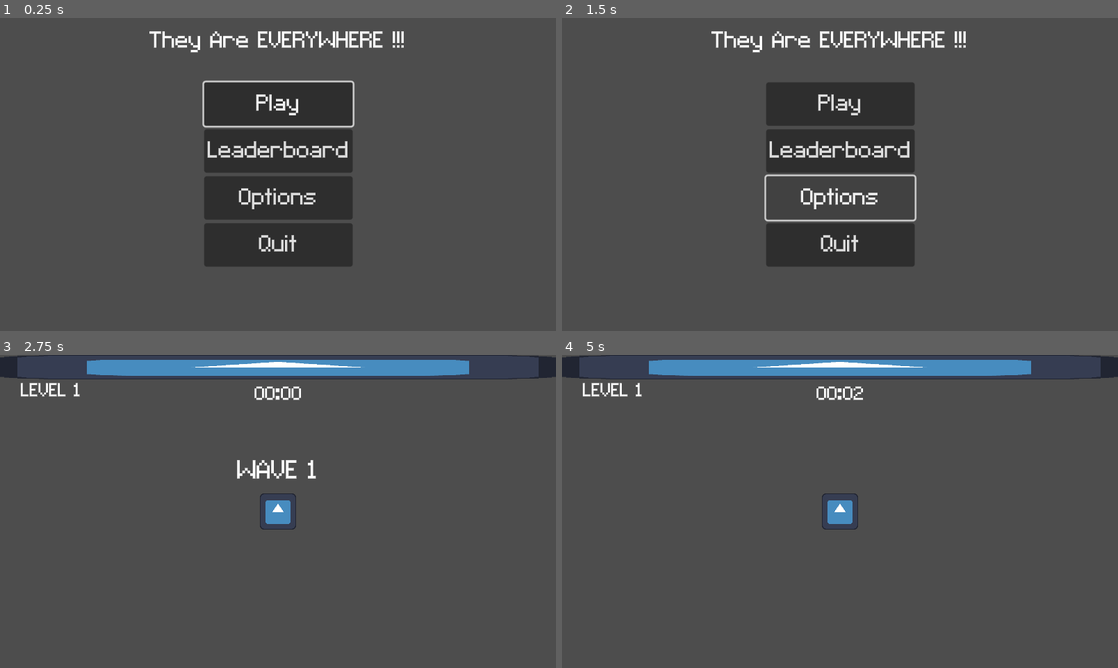
Above: before the commit, frames 1-4 (two rows, left to right).
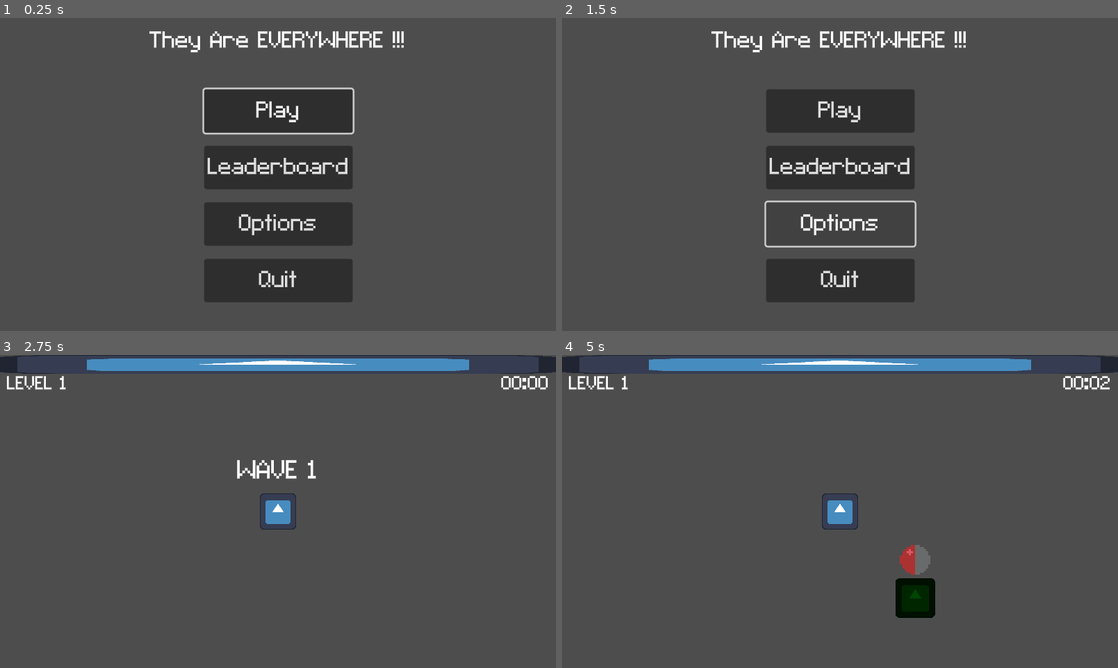
Above: after the commit, the same moments.

Repository: RenatoCLa/architecture-jam-2024
Game: Godot game, scene res://Scenes/rooms/Main_menu.tscn
The game is run twice, just before and just after one commit, with the same random seed, the same clock (stepped at 60 frames per second) and the same inputs. The engine's default icon, where the game draws it, is replaced by a stand-in: a white triangle on a blue panel in a dark square.
Inputs (mouse positions are in pixels of both pictures, inside the frame that each line leads up to):
- Up to frame 1 (0.25 s): no input
- Up to frame 2 (1.5 s): click "Leaderboard" at 0.5 s; click "Options" at 1.25 s
- Up to frame 3 (2.75 s): click "Play" at 2 s
- Up to frame 4 (5 s): move the mouse to (962, 495) at 2.77 s; press the mouse at (962, 495) at 2.78 s; hold D (walk_right) 2.78-3.53 s; move the mouse to (728, 527) at 3.52 s; release the mouse at (728, 527) at 3.53 s; hold S (walk_down) 3.53-4.28 s; click (728, 527) at 3.6 s; move the mouse to (895, 442) at 4.27 s; press the mouse at (895, 442) at 4.28 s; hold D (walk_right) from 4.28 s (still down)

The runs differ from the first frame. In frame 1, 9.4% of the frame differs, in the area x 36-64%, y 20-91%; in frame 2, 8.6%; in frame 3, 2.8%; in frame 4, 4.1%.

Commit message:
Added pause menu screen

Diff:
--- a/Scenes/base_enemy.tscn
+++ b/Scenes/base_enemy.tscn
@@ -1,7 +1,9 @@
-[gd_scene load_steps=5 format=3 uid="uid://c1c7w62icklj7"]
+[gd_scene load_steps=7 format=3 uid="uid://c1c7w62icklj7"]
 
 [ext_resource type="Script" path="res://Scripts/Class Scripts/generic_enemy.gd" id="1_tcg4s"]
 [ext_resource type="Texture2D" uid="uid://cfxol6j2iyqcw" path="res://Sprites/icon.svg" id="2_ayr7t"]
+[ext_resource type="Texture2D" uid="uid://buy5rv280aqje" path="res://Sprites/bac.png" id="3_ogh2b"]
+[ext_resource type="Texture2D" uid="uid://jbupabfjuqys" path="res://Sprites/backdrop.png" id="4_wcn73"]
 
 [sub_resource type="CircleShape2D" id="CircleShape2D_r74yj"]
 radius = 22.0
@@ -17,7 +19,6 @@
 script = ExtResource("1_tcg4s")
 
 [node name="Sprite" type="Sprite2D" parent="."]
-visible = false
 modulate = Color(0, 0.521569, 0, 1)
 y_sort_enabled = true
 scale = Vector2(0.359375, 0.359375)
@@ -40,5 +41,17 @@
 process_mode = 1
 one_shot = true
 
+[node name="HealthBar" type="TextureProgressBar" parent="."]
+visible = false
+offset_left = -20.0
+offset_top = -64.0
+offset_right = 20.0
+offset_bottom = -24.0
+max_value = 25.0
+step = 0.0
+nine_patch_stretch = true
+texture_under = ExtResource("3_ogh2b")
+texture_progress = ExtResource("4_wcn73")
+
 [connection signal="area_entered" from="Hitbox" to="." method="_on_hitbox_area_entered"]
 [connection signal="area_exited" from="Hitbox" to="." method="_on_hitbox_area_exited"]
--- a/Scenes/player.tscn
+++ b/Scenes/player.tscn
@@ -7,7 +7,7 @@
 [ext_resource type="Texture2D" uid="uid://jbupabfjuqys" path="res://Sprites/backdrop.png" id="4_qygbs"]
 [ext_resource type="Script" path="res://Scripts/detect_enemies.gd" id="5_7255h"]
 [ext_resource type="Script" path="res://Scripts/Class Scripts/generic_attack.gd" id="5_76407"]
-[ext_resource type="Script" path="res://Scenes/game_time.gd" id="8_33gcc"]
+[ext_resource type="Script" path="res://Scripts/game_time.gd" id="8_33gcc"]
 [ext_resource type="Theme" uid="uid://t73g016048ng" path="res://font_placeholder.tres" id="8_geujg"]
 [ext_resource type="Texture2D" uid="uid://cg34xy48y0nx3" path="res://Sprites/base_floor_grass.png" id="10_u31q3"]
 
@@ -101,24 +101,24 @@
 
 [node name="Time_Control" type="Control" parent="GUI"]
 layout_mode = 3
-anchors_preset = 5
-anchor_left = 0.5
-anchor_right = 0.5
-offset_top = 32.0
-offset_bottom = 32.0
+anchors_preset = 15
+anchor_right = 1.0
+anchor_bottom = 1.0
 grow_horizontal = 2
+grow_vertical = 2
 mouse_filter = 2
 script = ExtResource("8_33gcc")
 
 [node name="Time" type="Label" parent="GUI/Time_Control"]
 layout_mode = 1
-anchors_preset = 5
-anchor_left = 0.5
-anchor_right = 0.5
-offset_left = -27.5
-offset_right = 27.5
-offset_bottom = 26.0
-grow_horizontal = 2
+anchors_preset = 1
+anchor_left = 1.0
+anchor_right = 1.0
+offset_left = -63.0
+offset_top = 20.0
+offset_right = -8.0
+offset_bottom = 47.0
+grow_horizontal = 0
 theme = ExtResource("8_geujg")
 text = "TIMER"
 label_settings = SubResource("LabelSettings_wil4a")
@@ -126,10 +126,10 @@
 vertical_alignment = 1
 
 [node name="Level" type="Label" parent="GUI"]
-offset_left = 24.0
-offset_top = 28.0
-offset_right = 75.0
-offset_bottom = 54.0
+offset_left = 8.0
+offset_top = 20.0
+offset_right = 59.0
+offset_bottom = 47.0
 theme = ExtResource("8_geujg")
 text = "Level"
 label_settings = SubResource("LabelSettings_oxps3")
@@ -137,7 +137,7 @@
 [node name="XP Bar" type="TextureProgressBar" parent="GUI"]
 anchors_preset = 10
 anchor_right = 1.0
-offset_bottom = 28.0
+offset_bottom = 22.0
 grow_horizontal = 2
 nine_patch_stretch = true
 texture_under = ExtResource("2_3wsjd")
--- a/Scenes/rooms/Main_menu.tscn
+++ b/Scenes/rooms/Main_menu.tscn
@@ -41,12 +41,13 @@
 anchor_top = 0.5
 anchor_right = 0.5
 anchor_bottom = 0.5
-offset_left = -75.0
-offset_top = -106.0
-offset_right = 75.0
-offset_bottom = 106.0
+offset_left = -85.5
+offset_top = -98.5
+offset_right = 85.5
+offset_bottom = 146.5
 grow_horizontal = 2
 grow_vertical = 2
+theme_override_constants/separation = 15
 
 [node name="Play" type="Button" parent="Options"]
 custom_minimum_size = Vector2(0, 50)
--- /dev/null
+++ b/Scenes/rooms/pause_menu.tscn
@@ -0,0 +1,98 @@
+[gd_scene load_steps=3 format=3 uid="uid://bq2bmgd02g8cv"]
+
+[ext_resource type="Theme" uid="uid://t73g016048ng" path="res://font_placeholder.tres" id="1_1ig7j"]
+[ext_resource type="Script" path="res://Scripts/pause_menu.gd" id="1_3bqge"]
+
+[node name="Pause Menu" type="Control"]
+process_mode = 2
+z_index = 1
+layout_mode = 3
+anchors_preset = 15
+anchor_right = 1.0
+anchor_bottom = 1.0
+grow_horizontal = 2
+grow_vertical = 2
+script = ExtResource("1_3bqge")
+
+[node name="Background" type="Panel" parent="."]
+layout_mode = 1
+anchors_preset = 8
+anchor_left = 0.5
+anchor_top = 0.5
+anchor_right = 0.5
+anchor_bottom = 0.5
+offset_left = -100.0
+offset_top = -115.0
+offset_right = 100.0
+offset_bottom = 115.0
+grow_horizontal = 2
+grow_vertical = 2
+
+[node name="Options" type="VBoxContainer" parent="Background"]
+custom_minimum_size = Vector2(0, 50)
+layout_mode = 1
+anchors_preset = 8
+anchor_left = 0.5
+anchor_top = 0.5
+anchor_right = 0.5
+anchor_bottom = 0.5
+offset_left = -85.5
+offset_top = -95.0
+offset_right = 85.5
+offset_bottom = 95.0
+grow_horizontal = 2
+grow_vertical = 2
+theme_override_constants/separation = 20
+
+[node name="Continue" type="Button" parent="Background/Options"]
+custom_minimum_size = Vector2(0, 50)
+layout_mode = 2
+focus_neighbor_left = NodePath("../HSplitContainer/Main Menu")
+focus_neighbor_top = NodePath("../HSplitContainer/Quit")
+focus_neighbor_right = NodePath("../HSplitContainer/Quit")
+focus_neighbor_bottom = NodePath("../Leaderboard")
+theme = ExtResource("1_1ig7j")
+theme_override_font_sizes/font_size = 32
+text = "Continue
+"
+
+[node name="Leaderboard" type="Button" parent="Background/Options"]
+custom_minimum_size = Vector2(0, 50)
+layout_mode = 2
+focus_neighbor_left = NodePath("../HSplitContainer/Main Menu")
+focus_neighbor_top = NodePath("../Continue")
+focus_neighbor_right = NodePath("../HSplitContainer/Quit")
+focus_neighbor_bottom = NodePath("../HSplitContainer/Main Menu")
+theme = ExtResource("1_1ig7j")
+theme_override_font_sizes/font_size = 32
+text = "Leaderboard"
+
+[node name="HSplitContainer" type="HSplitContainer" parent="Background/Options"]
+layout_mode = 2
+split_offset = 80
+dragger_visibility = 1
+
+[node name="Main Menu" type="Button" parent="Background/Options/HSplitContainer"]
+custom_minimum_size = Vector2(0, 50)
+layout_mode = 2
+focus_neighbor_top = NodePath("../../Leaderboard")
+focus_neighbor_right = NodePath("../Quit")
+focus_neighbor_bottom = NodePath("../../Continue")
+theme = ExtResource("1_1ig7j")
+theme_override_font_sizes/font_size = 32
+text = "Menu"
+
+[node name="Quit" type="Button" parent="Background/Options/HSplitContainer"]
+custom_minimum_size = Vector2(0, 50)
+layout_mode = 2
+focus_neighbor_left = NodePath("../Main Menu")
+focus_neighbor_top = NodePath("../../Leaderboard")
+focus_neighbor_bottom = NodePath("../../Continue")
+theme = ExtResource("1_1ig7j")
+theme_override_font_sizes/font_size = 32
+text = "Quit"
+
+[connection signal="pressed" from="Background/Options/Continue" to="." method="_on_play_pressed"]
+[connection signal="pressed" from="Background/Options/Leaderboard" to="." method="_on_leaderboard_pressed"]
+[connection signal="pressed" from="Background/Options/HSplitContainer/Main Menu" to="." method="_on_main_menu_pressed"]
+[connection signal="pressed" from="Background/Options/HSplitContainer/Quit" to="." method="_on_quit_pressed"]
--- a/Scripts/Class Scripts/generic_attack.gd
+++ b/Scripts/Class Scripts/generic_attack.gd
@@ -8,7 +8,7 @@
 #attack multipliers
 var dmg_multi: float = 0
 var size_multi: float = 0
-var cd_reduct: float = 0 #
+var cd_reduct: float = 0
 
 # timer for the attack cooldown
 @onready var attack_cd: Timer = Timer.new()
@@ -36,12 +36,11 @@
 
 	#adds the correct values to the bullet
 	new_bullet.global_scale = new_bullet.global_scale + (new_bullet.global_scale * size_multi)
-	new_bullet.damage = damage + (damage * dmg_multi)
 	new_bullet.global_position = get_parent().global_position
 	new_bullet.global_rotation = get_parent().global_rotation
-
 	#adds bullet to the scene
 	add_child(new_bullet)
+	new_bullet.damage = damage + (damage * dmg_multi)
 
 	#starts attack cooldown again
 	attack_cd.start(cd - (cd * cd_reduct))
@@ -51,4 +50,3 @@
 	dmg_multi = dmg_m
 	cd_reduct = cd_r
 	size_multi = size_m
-	print("atualizado")
--- a/Scripts/Class Scripts/generic_enemy.gd
+++ b/Scripts/Class Scripts/generic_enemy.gd
@@ -5,6 +5,7 @@
 
 #Enemy stats
 @export var speed: float = 25
+var max_health: float
 @export var health: float = 10
 @export var damage: float = 2
 @export var xp: int = 5
@@ -27,12 +28,15 @@
 var player: CharacterBody2D
 @onready var wave_manager: Node2D = get_parent()
 @onready var attack_cd: Timer = $Attack_CD
+@onready var health_bar: TextureProgressBar = $HealthBar
 
 #FUNCTIONS
 
 func _ready() -> void:
 	#apply the stat multipliers
 	stat_multiplier()
+	health_bar.max_value = health
+	update_health_bar()
 
 	#timer setup
 	attack_cd.process_mode = ProcessMode.PROCESS_MODE_PAUSABLE
@@ -47,6 +51,7 @@
 func stat_multiplier() -> void:
 	global_scale += global_scale * size_multi
 	health += health * hp_multi
+	max_health = health
 
 #ENEMY LOGIC
 
@@ -73,6 +78,7 @@
 func take_damage(dmg: float) -> void:
 	#decreases hp based on the damage taken
 	health -= dmg
+	update_health_bar()
 	#if health is depleted
 	if(health <= 0):
 		#call death function
@@ -82,7 +88,7 @@
 	#removes enemy from scene, should play a death animation first
 	#calculates gained XP for the player
 
-	var gained_xp: int = xp + int(roundf((xp * xp_multi)))
+	var gained_xp: int = xp + int(roundf((xp * xp_multi))) + 1
 
 	#deletes the enemy
 	queue_free()
@@ -93,6 +99,18 @@
 	#send signal to wave manager
 	wave_manager.call("on_entity_death")
 	print("xp: ", gained_xp)
+
+#UI LOGIC
+
+func update_health_bar() -> void:
+	health_bar.value = health
+	health_display()
+
+func health_display() -> void:
+	if health == max_health:
+		health_bar.hide()
+	else:
+		health_bar.show()
 
 #COLLISION LOGIC
 
--- a/Scripts/leveling_system.gd
+++ b/Scripts/leveling_system.gd
@@ -5,7 +5,7 @@
 #LVL Stats
 var level: int = 1
 var current_xp: int = 0
-var xp_treshold: int = 50
+var xp_treshold: int = 35
 var xp_increase: int = 15
 var xp_increase_multi: int = 0.5
 
--- a/Scripts/main_menu.gd
+++ b/Scripts/main_menu.gd
@@ -4,6 +4,7 @@
 @onready var level = preload("res://Scenes/rooms/enemy_spawner_test_room.tscn")
 
 func _ready() -> void:
+	get_tree().paused = false
 	$Options/Play.grab_focus()
 
 func _on_play_pressed() -> void:
@@ -12,10 +13,8 @@
 func _on_leaderboard_pressed() -> void:
 	pass # Replace with function body.
 
-
 func _on_options_pressed() -> void:
 	pass # Replace with function body.
 
-
 func _on_quit_pressed() -> void:
 	get_tree().quit()
--- /dev/null
+++ b/Scripts/pause_menu.gd
@@ -0,0 +1,26 @@
+extends Control
+
+func _ready() -> void:
+	$Background/Options/Play.grab_focus()
+	get_tree().paused = true
+
+func _input(event: InputEvent) -> void:
+	if event.is_action_pressed("menu"):
+		close_menu()
+		get_viewport().set_input_as_handled()
+
+func _on_play_pressed() -> void:
+	close_menu()
+
+func close_menu() -> void:
+	get_tree().paused = false
+	queue_free()
+
+func _on_leaderboard_pressed() -> void:
+	pass # Replace with function body.
+
+func _on_main_menu_pressed() -> void:
+	get_tree().change_scene_to_file("res://Scenes/rooms/Main_menu.tscn")
+
+func _on_quit_pressed() -> void:
+	get_tree().quit()
--- a/Scripts/player_script.gd
+++ b/Scripts/player_script.gd
@@ -31,6 +31,7 @@
 @onready var health_bar: TextureProgressBar = $HealthBar
 @onready var spawn_range = $"Camera2D/Spawn Area/Spawn Range"
 @onready var spawn_point = $"Camera2D/Spawn Area/Spawn Range/Spawn Point"
+@onready var pause_menu = preload("res://Scenes/rooms/pause_menu.tscn")
 
 #FUNCTIONS
 
@@ -42,14 +43,14 @@
 	#sets the values in the hp bar to match the player
 	health_bar.max_value = max_health
 	health_bar.value = current_health
+	update_health_bar()
+
+func _unhandled_input(event: InputEvent) -> void:
+	if event.is_action_pressed("menu"):
+		var menu = pause_menu.instantiate()
+		add_child(menu)
 
 func _physics_process(_delta: float) -> void:
-	#hide health bar if health is full
-	if current_health == max_health:
-		health_bar.hide()
-	else:
-		#shows health bar if health is not full
-		health_bar.show()
 	#calls the movement function
 	movement()
 
@@ -81,7 +82,12 @@
 	#call this everytime a stat bonus is received
 	#used to make sure every function that needs these stats will have the
 	#current stat and not a previous one
-	max_health = base_max_health + (base_max_health * hp_multi)
+	if current_health == max_health:
+		max_health = base_max_health + (base_max_health * hp_multi)
+		current_health = max_health
+	else:
+		max_health = base_max_health + (base_max_health * hp_multi)
+
 	speed = speed + (speed * speed_multi)
 	speed = clampf(speed, 0.0, 1500.0) #limit how fast you can go
 	call_update_stats.emit(dmg_multi, cd_reduct, size_multi)
@@ -93,6 +99,7 @@
 	#accuratly display hp information
 	health_bar.max_value = max_health
 	health_bar.value = current_health
+	health_display()
 
 func _take_damage(damage: int) -> void:
 	#reduces hp based on amount of damage taken
@@ -105,3 +112,11 @@
 		#freeze game
 		#call end game screen
 		get_tree().quit()
+
+func health_display() -> void:
+		#hide health bar if health is full
+	if current_health == max_health:
+		health_bar.hide()
+	else:
+		#shows health bar if health is not full
+		health_bar.show()
--- a/project.godot
+++ b/project.godot
@@ -93,6 +93,11 @@
 "events": [Object(InputEventKey,"resource_local_to_scene":false,"resource_name":"","device":-1,"window_id":0,"alt_press …(192 unchanged characters)…
 ]
 }
+menu={
+"deadzone": 0.5,
+"events": [Object(InputEventKey,"resource_local_to_scene":false,"resource_name":"","device":-1,"window_id":0,"alt_pressed":false,"shift_pressed":false,"ctrl_pressed":false,"meta_pressed":false,"pressed":false,"keycode":0,"physical_keycode":4194305,"key_label":0,"unicode":0,"location":0,"echo":false,"script":null)
+]
+}
 
 [rendering]
 
Renamed: Scenes/game_time.gd -> Scripts/game_time.gd
Not shown, added: Scenes/attacks/genC199.tmp
Not shown, added: Scenes/attacks/genD62B.tmp
